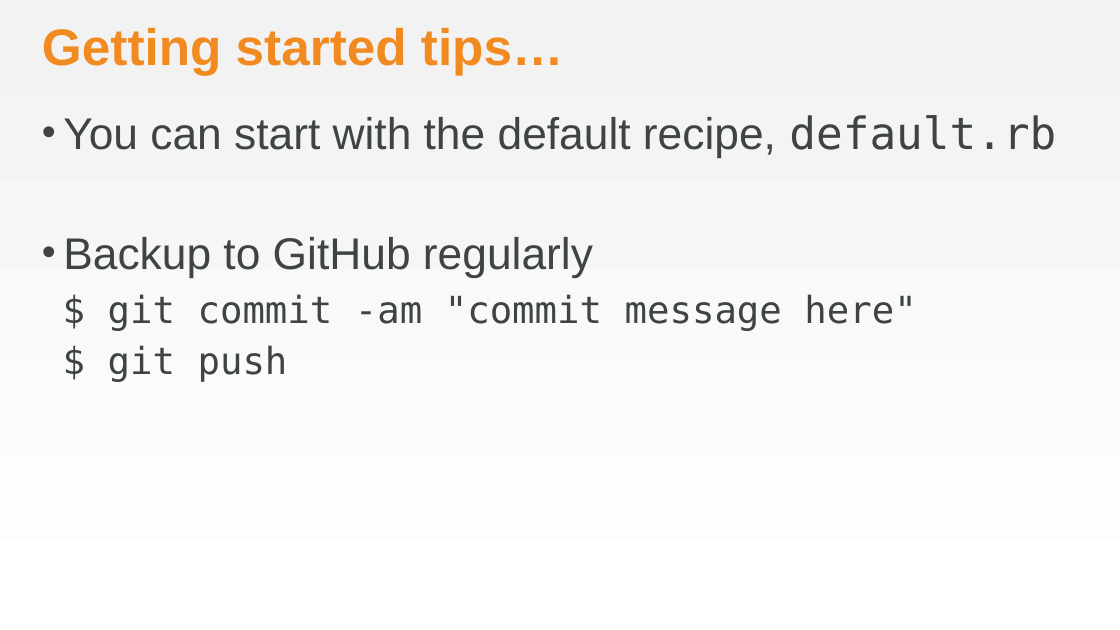
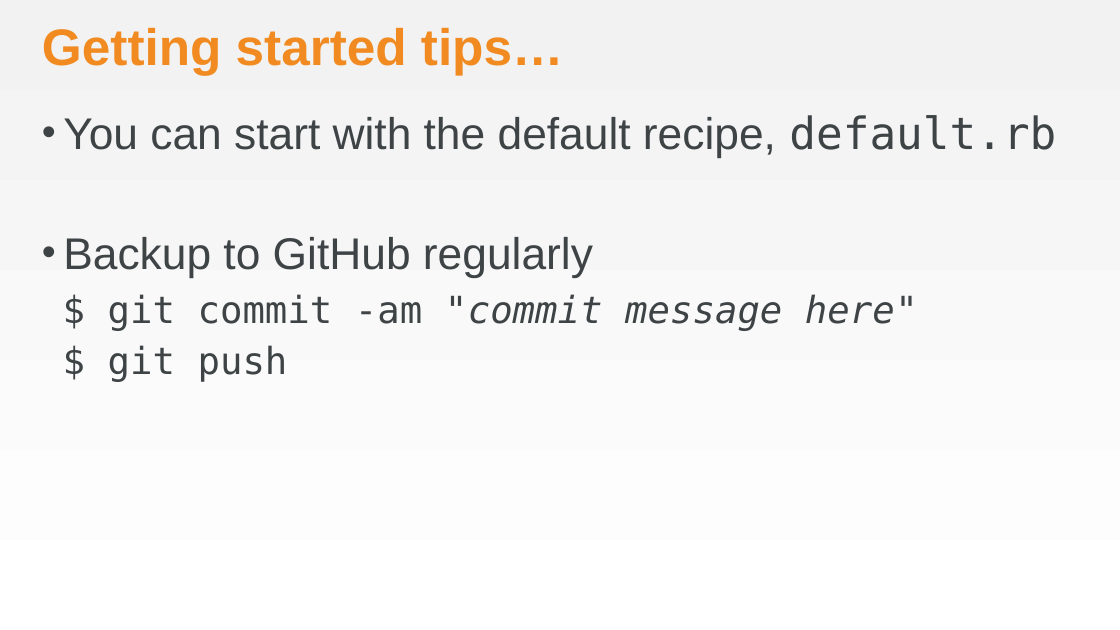
Before and after one commit to chef-training/workshops, a slide deck: slide 24 of Awesome_Appliance_Repair/AwesomeApplicanceRepair.pptx (slide 23 before the commit). Drawn at 1120x630 pixels with LibreOffice and Linux fonts; fonts in the diff are those of the drawing; background and template pictures are left out. Boxes give left, top, right and bottom in pixels: in the first picture for what was removed or moved away, otherwise in the second. Text is boxed around its words. In the diff, an @@ line names an element or a change of style, - is before the commit and + after.

```diff
--- a/Awesome_Appliance_Repair/AwesomeApplicanceRepair.pptx
+++ b/Awesome_Appliance_Repair/AwesomeApplicanceRepair.pptx
@@ text at (x1=108, y1=294, x2=918, y2=330): italic on in ""commit message here"" @@
```
Also in this commit, not shown: 3 other slides changed, 1 slide added, 1 other file.
